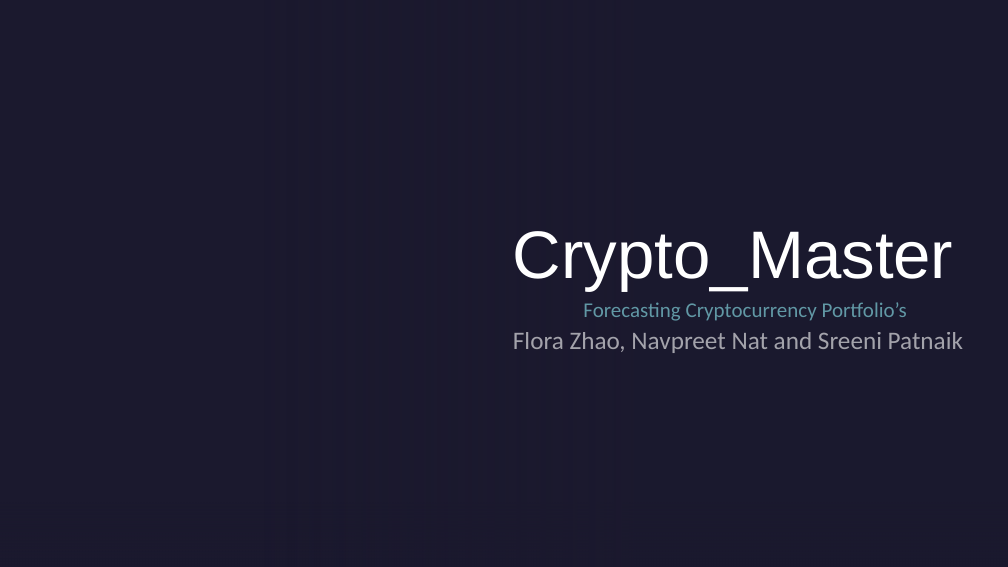
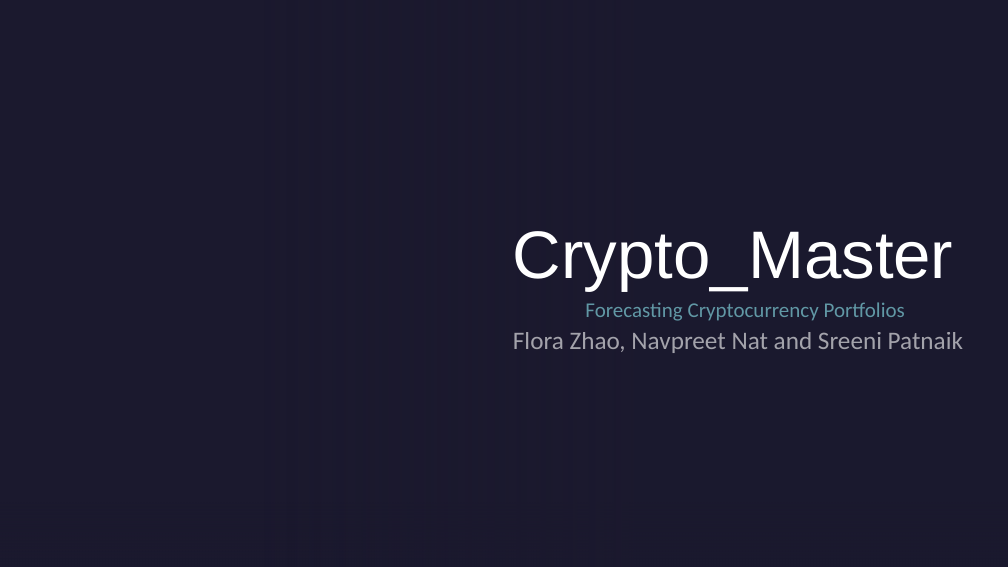
Before and after one commit to NavpreetNat/Crypto_Master, a slide deck: slide 1 of Presentation.pptm. Drawn at 1008x567 pixels with LibreOffice and Linux fonts; fonts in the diff are those of the drawing; background and template pictures are left out. Boxes give left, top, right and bottom in pixels: in the first picture for what was removed or moved away, otherwise in the second. Text is boxed around its words. In the diff, an @@ line names an element or a change of style, - is before the commit and + after.

```diff
--- a/Presentation.pptm
+++ b/Presentation.pptm
@@ text at (x1=585, y1=302, x2=905, y2=321): text changed @@
-Forecasting Cryptocurrency Portfolio’s
+Forecasting Cryptocurrency Portfolios
```
Also in this commit, not shown: 11 other files.
